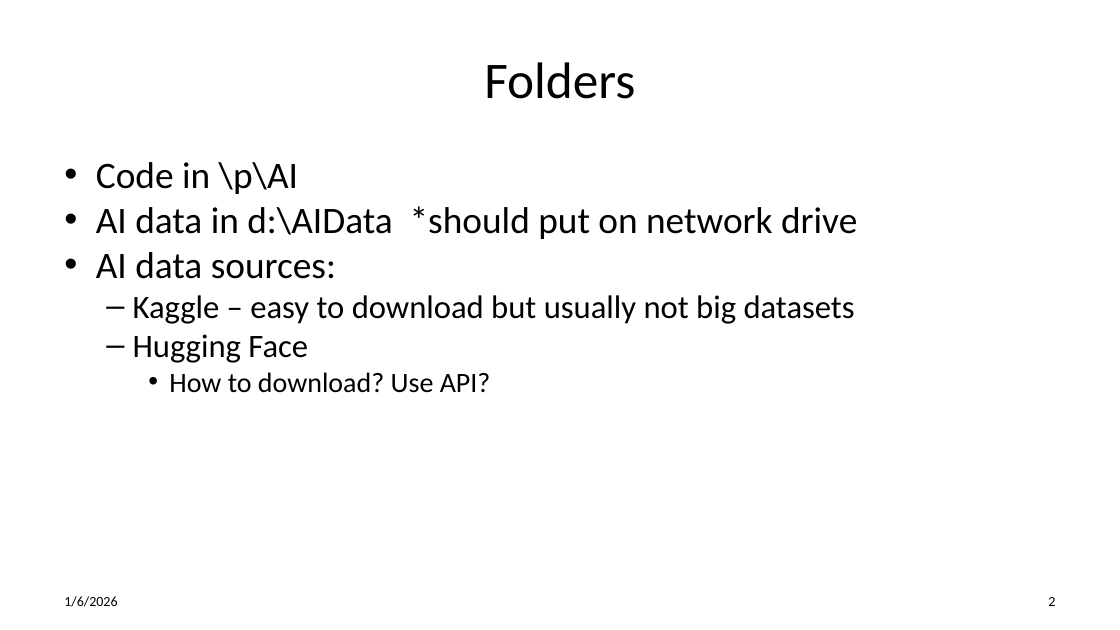
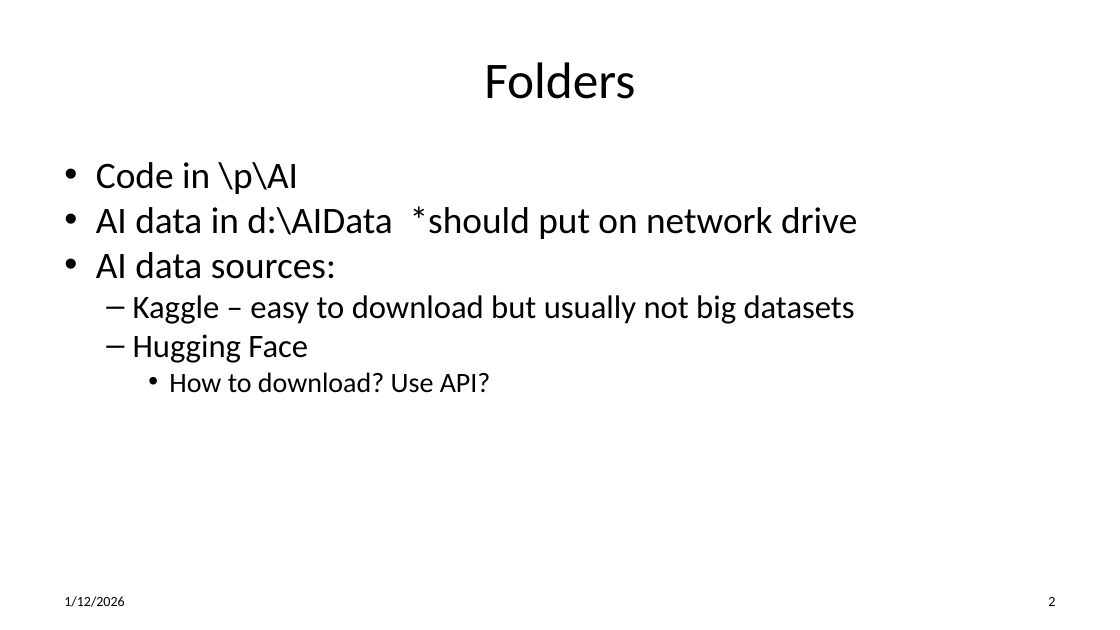
Before and after one commit to gigaprog/p_presentations, a slide deck: slide 2 of AI/AI PyTorch.pptx. Drawn at 1120x630 pixels with LibreOffice and Linux fonts; fonts in the diff are those of the drawing. Boxes give left, top, right and bottom in pixels: in the first picture for what was removed or moved away, otherwise in the second. Text is boxed around its words. In the diff, an @@ line names an element or a change of style, - is before the commit and + after.

```diff
--- a/AI/AI PyTorch.pptx
+++ b/AI/AI PyTorch.pptx
@@ text at box(64, 596, 124, 607): text changed @@
-1/6/2026
+1/12/2026
```
Also in this commit, not shown: 3 other slides changed, 1 slide removed, 1 other file.
